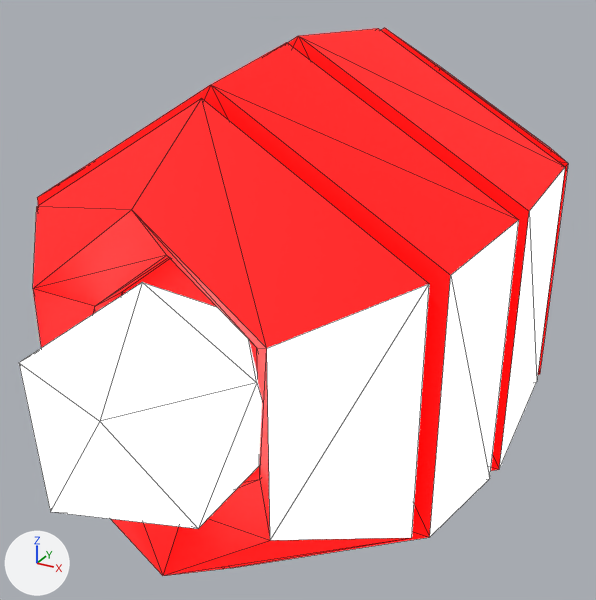
A saved change to the glTF model addons/Cubiix_Assets/Mods/CoreAssets/Assets/Mesh/Base/Tails/Moth_Tail.gltf.
Both versions are drawn from a 50 mm lens placed at (0.99, -0.45, 2.14), pointed at (-0.11, 1.55, 1.14). The lights are fixed; the arrows at lower left show +X, +Y and +Z. Mesh edges are drawn as thin lines. Vertices at the same position are counted once.

The first picture shows 'Moth_Tail'.
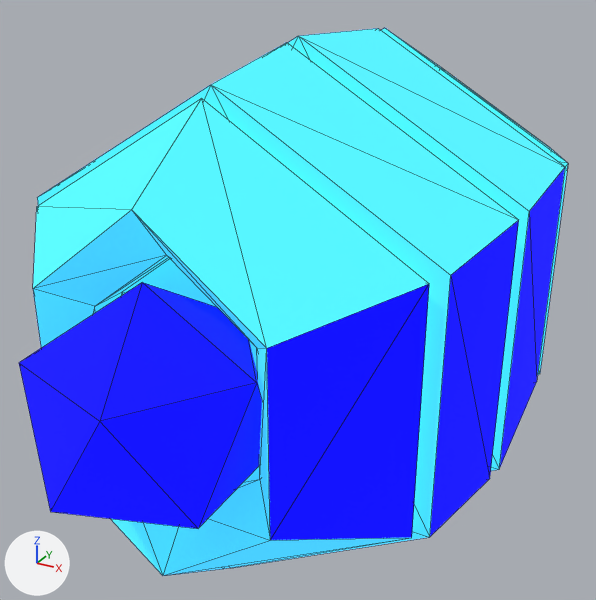
The change, as a list of edits to the scene's bpy script:
```text
Add img_shader_teststrip:
    img_shader_teststrip = load_image('Shader_TestStrip', 'Shader_TestStrip.png', 18, 2, 'sRGB')
Change mat_material:
    where n0 = _N.new('ShaderNodeBsdfPrincipled'); n0.name = 'Principled BSDF'
    n0.inputs[2].default_value: 0.61 -> 1.0  # 'Roughness'
    where n2 = _N.new('ShaderNodeTexImage'); n2.name = 'Image Texture'
    n2.image: img_color_palette -> img_shader_teststrip
    where n3 = _N.new('ShaderNodeTexImage'); n3.name = 'Image Texture.001'
    n3.image: img_color_palette -> img_shader_teststrip
Change me_plane_028:
    where me_plane_028.from_pydata(...)  # 96 vertices, 164 faces; spans x -0.59..0.59, y 0.47..2.84, z 0.55..1.93
    used by ob_moth_tail; location = (0.0, 0.0, 0.0)
    me_plane_028 part 1: texture (UV) coordinates of 164 of 164 faces, centred in x -0.58..0.58, y 0.5..2.84, z 0.68..1.8, changed; they spanned u 0.25..0.75, v 0.75..0.75 and now span u 0.03..0.09, v 0.75..0.75
```

Where the change shows, as pixel boxes [x1, y1, x2, y2] in the pictures (596 x 600 px):
'Moth_Tail', surface changed: [19, 28, 568, 576] in both
